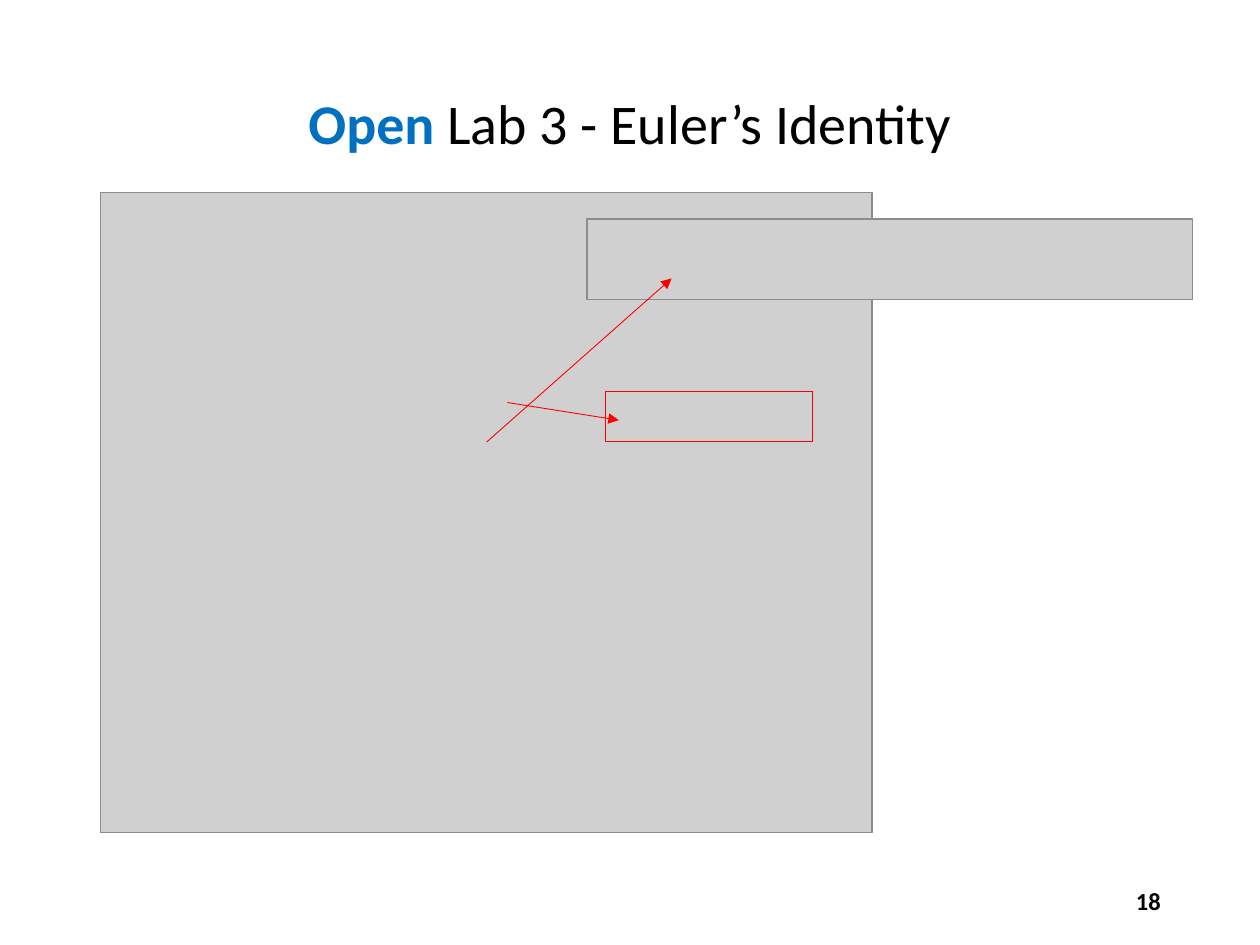
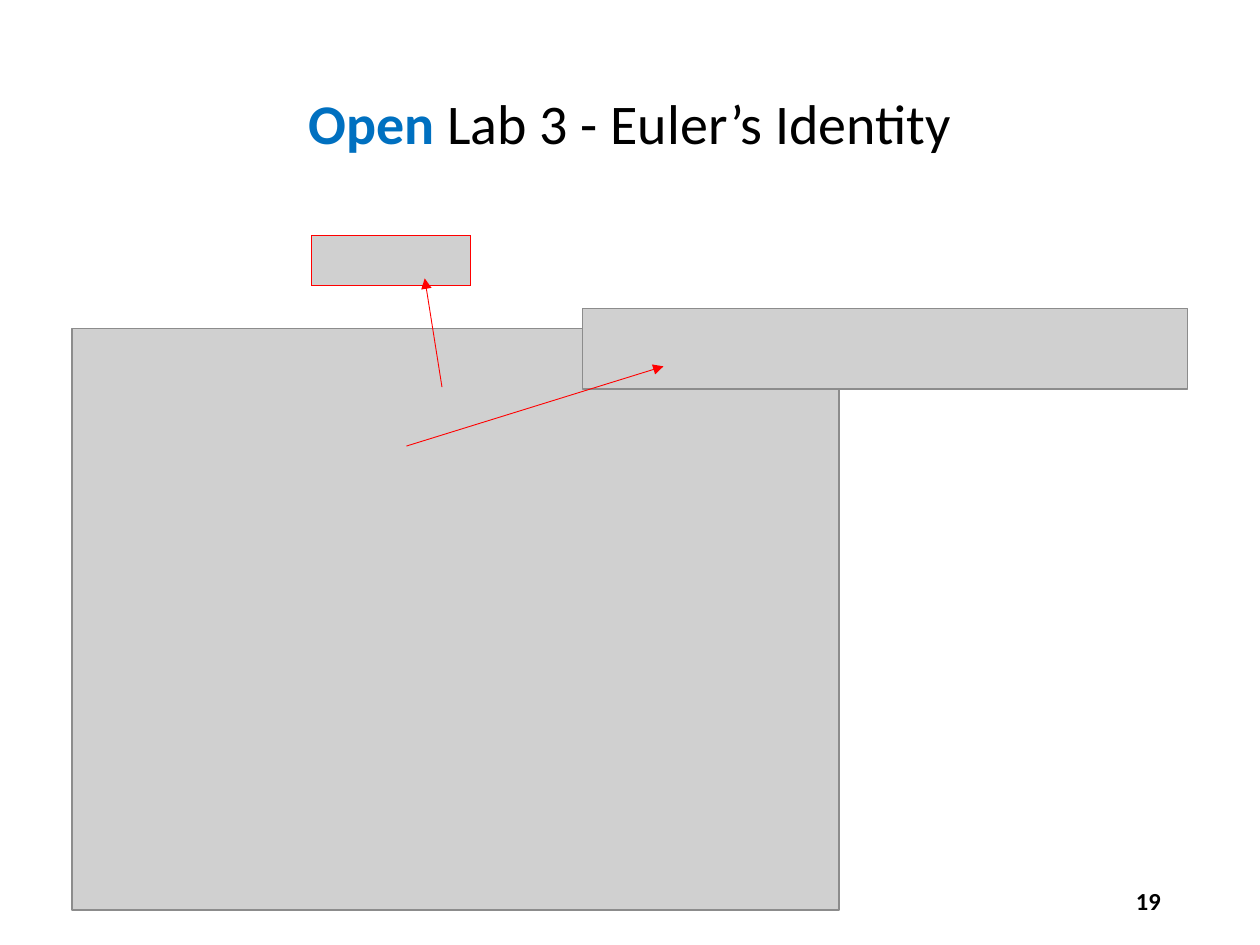
Before and after one commit to dbiersach/scicomp301-cpp-linux, a slide deck: slide 19 of session11/Session 11 - Complex Algebra.pptx (slide 18 before the commit). Drawn at 1260x945 pixels with LibreOffice and Linux fonts; fonts in the diff are those of the drawing; grey boxes stand for pictures. Boxes give left, top, right and bottom in pixels: in the first picture for what was removed or moved away, otherwise in the second. Text is boxed around its words. In the diff, an @@ line names an element or a change of style, - is before the commit and + after.

```diff
--- a/session11/Session 11 - Complex Algebra.pptx
+++ b/session11/Session 11 - Complex Algebra.pptx
@@ picture added at [312,236,471,286] @@
@@ arrow moved from (508, 402) - (619, 420) to (442, 387) - (425, 278) @@
@@ picture: place and size @@
-picture at [101,193,872,833]
+picture at [72,329,839,910]
@@ picture: place and size @@
-picture at [587,219,1193,300]
+picture at [582,309,1188,389]
@@ arrow moved from (486, 442) - (672, 278) to (407, 446) - (664, 367) @@
@@ picture removed at [606,392,813,442] @@
@@ page number at [1136,894,1161,910]: text changed @@
-18
+19
```
Also in this commit, not shown: 11 other slides changed, 4 slides added, 1 slide removed, 1 other file.
